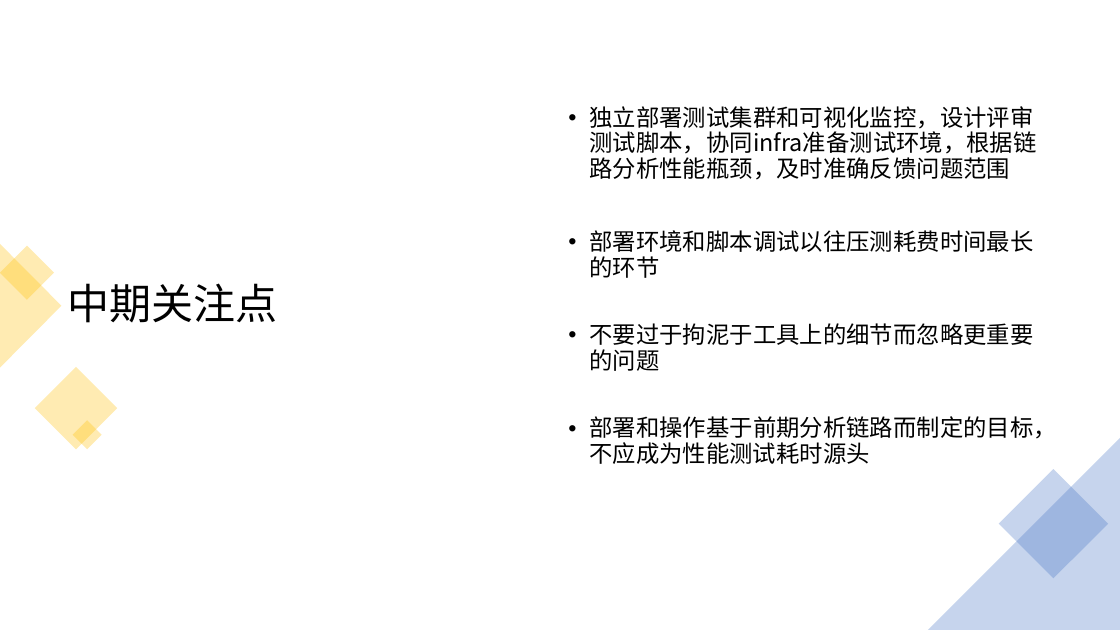
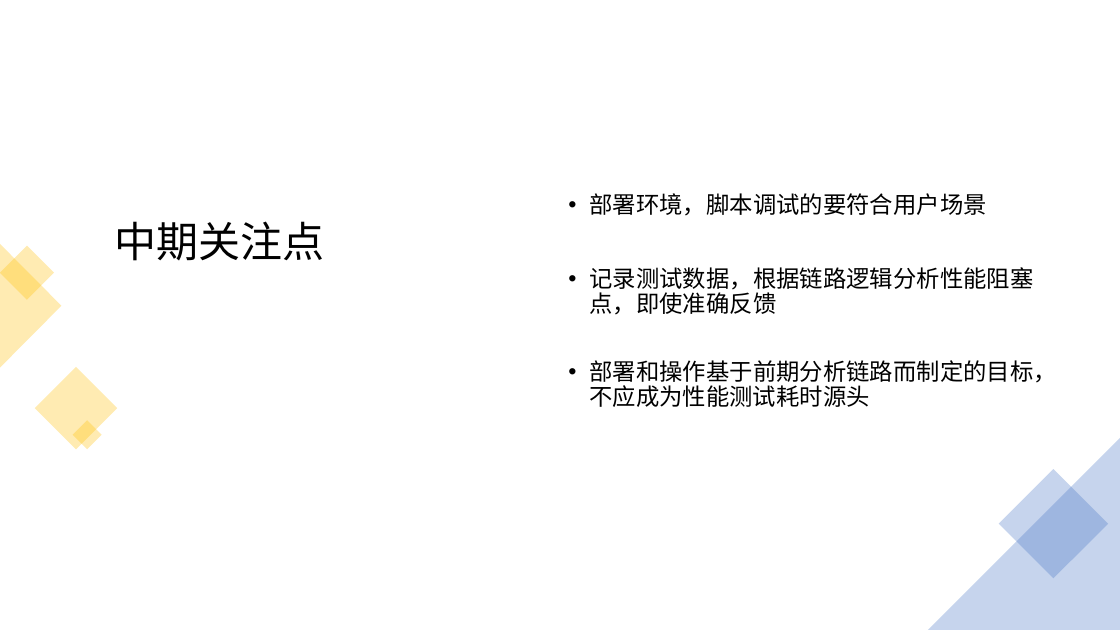
Before and after one commit to Rexixe1993/-, a slide deck: slide 13 of D99压测分享会.pptx (slide 12 before the commit). Drawn at 1120x630 pixels with LibreOffice and Linux fonts; fonts in the diff are those of the drawing. Boxes give left, top, right and bottom in pixels: in the first picture for what was removed or moved away, otherwise in the second. Text is boxed around its words. In the diff, an @@ line names an element or a change of style, - is before the commit and + after.

```diff
--- a/D99压测分享会.pptx
+++ b/D99压测分享会.pptx
@@ text at box(589, 193, 1033, 315): text changed @@
-• 独立部署测试集群和可视化监控，设计评审测试脚本，协同infra准备测试环境，根据链路分析性能瓶颈，及时准确反馈问题范围
-• 部署环境和脚本调试以往压测耗费时间最长的环节
-• 不要过于拘泥于工具上的细节而忽略更重要的问题
+• 部署环境，脚本调试的要符合用户场景
+• 记录测试数据，根据链路逻辑分析性能阻塞点，即使准确反馈
@@ text "中期关注点": place and size @@
-text "中期关注点" at box(67, 283, 277, 323)
+text "中期关注点" at box(114, 221, 324, 261)
@@ text "中期关注点" at box(114, 221, 324, 261): alignment left to centre; vertical alignment middle to top @@
```
Also in this commit, not shown: 7 other slides changed, 2 slides added.
